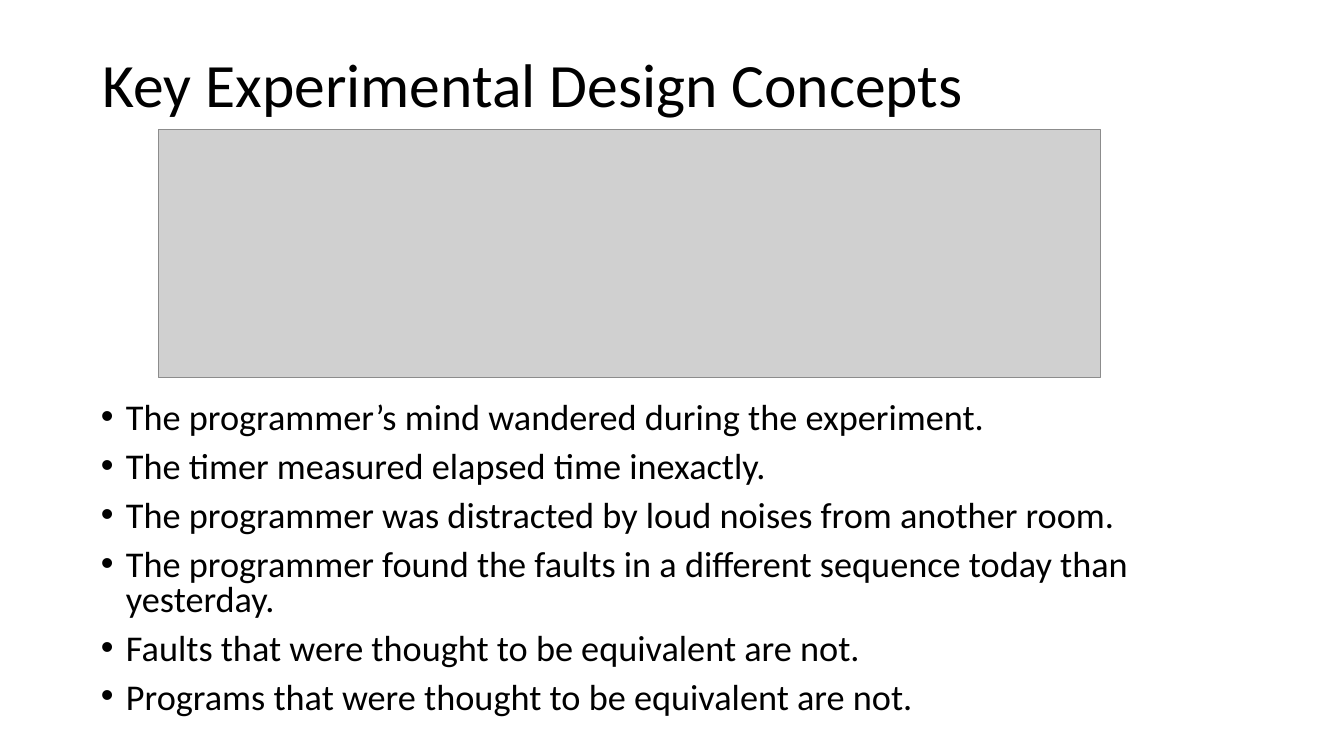
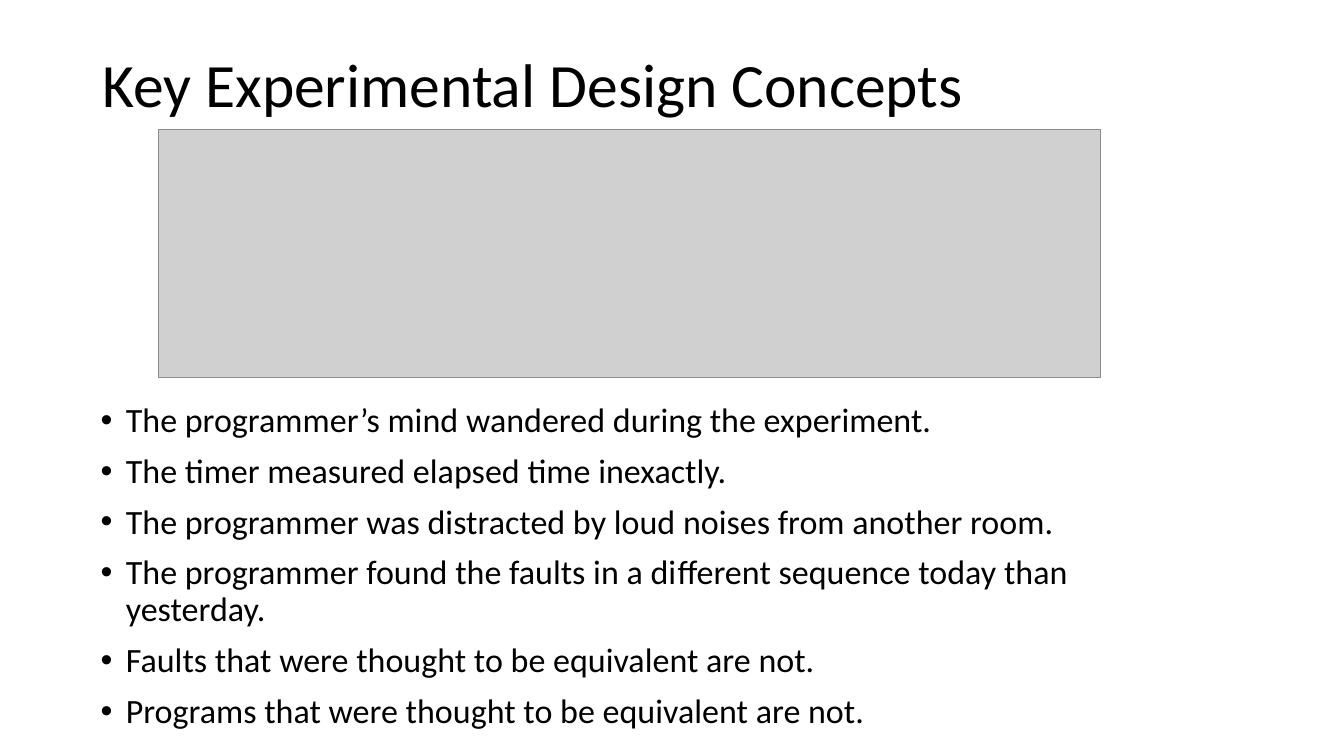
Before and after one commit to AzmayenSabil/University-4-1, a slide deck: slide 43 of SWE4701-Software_Metrics/Lecture 9 empiricalInv.pptx. Drawn at 1344x756 pixels with LibreOffice and Linux fonts; fonts in the diff are those of the drawing; grey boxes stand for pictures. Boxes give left, top, right and bottom in pixels: in the first picture for what was removed or moved away, otherwise in the second. Text is boxed around its words. In the diff, an @@ line names an element or a change of style, - is before the commit and + after.

```diff
--- a/SWE4701-Software_Metrics/Lecture 9 empiricalInv.pptx
+++ b/SWE4701-Software_Metrics/Lecture 9 empiricalInv.pptx
@@ text "The programmer’s mind wandered during ..." at <box>126,408,1067,729</box>: size 25.9 to 24.4 pt; line spacing 0.8 to 0.9 @@
```
Also in this commit, not shown: 21 other slides changed, 5 other files.
